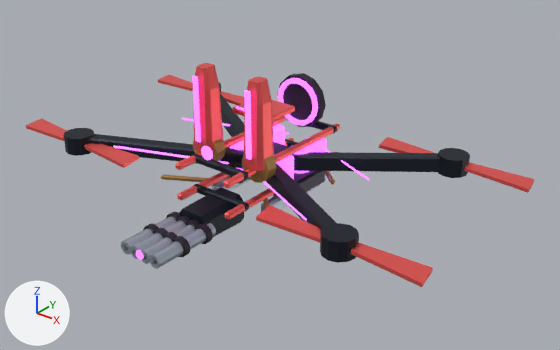
The Blender file out/mech_reference/s05/s05.blend: old version first, new version second.
One viewpoint serves both versions: a 50 mm camera at (4.52, -5.34, 4.53) aimed at (0.39, -0.18, 1.33). The lights are fixed; the arrows at lower left show +X, +Y and +Z. The first picture is the older version.

Script lines for the objects in view, before the commit:
```python
ob_emitter_l = bpy.data.objects.new('emitter_l', None)
ob_emitter_l.parent = ob_tilt
ob_emitter_l.location = (0.315, -0.4, 0.2)
ob_emitter_r = bpy.data.objects.new('emitter_r', None)
ob_emitter_r.parent = ob_tilt
ob_emitter_r.location = (-0.315, -0.4, 0.2)
ob_propeller_motor_hub = bpy.data.objects.new('Propeller motor hub', me_propeller_motor_hub)
ob_propeller_motor_hub.parent = ob_rotor_r0
ob_propeller_motor_hub.location = (0.0, 0.0, 0.0)
ob_retractable_armor_shield_emitter = bpy.data.objects.new('Retractable armor shield emitter', me_retractable_armor_shield_emitter)
ob_retractable_armor_shield_emitter.parent = ob_emitter_l
ob_retractable_armor_shield_emitter.location = (0.0, 0.0, 0.0)
ob_retractable_armor_shield_emitter_001 = bpy.data.objects.new('Retractable armor shield emitter.001', me_retractable_armor_shield_emitter_001)
ob_retractable_armor_shield_emitter_001.parent = ob_emitter_r
ob_retractable_armor_shield_emitter_001.location = (0.0, 0.0, 0.0)
ob_shield_emitter_luminous_rail = bpy.data.objects.new('Shield emitter luminous rail', me_shield_emitter_luminous_rail)
ob_shield_emitter_luminous_rail.parent = ob_emitter_l
ob_shield_emitter_luminous_rail.location = (0.0, -0.14, 0.43)
ob_shield_emitter_luminous_rail_001 = bpy.data.objects.new('Shield emitter luminous rail.001', me_shield_emitter_luminous_rail_001)
ob_shield_emitter_luminous_rail_001.parent = ob_emitter_r
ob_shield_emitter_luminous_rail_001.location = (0.0, -0.14, 0.43)
# also in view: 'Propeller motor hub.002' at (1.6, -0.95, 1.4); 'Carbon rotor outrigger.002' at (0.8, -0.48, 1.35); 'Light weapon open bore' at (-0.18, -1.28, 1.0); 'Compact expendable drone pack.001' at (0.32, 0.2, 1.1); 'Carbon rotor outrigger.001' at (-0.8, 0.47, 1.35)
```
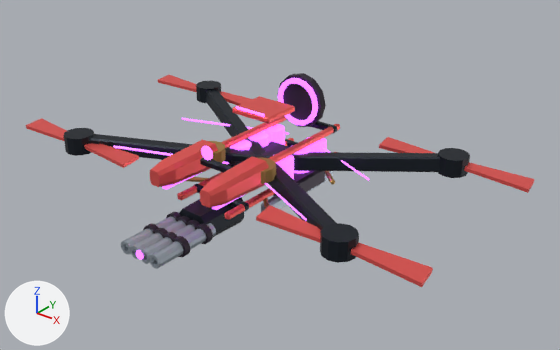
ob_emitter_l is not drawn itself; it is the parent of ob_retractable_armor_shield_emitter, ob_shield_emitter_luminous_rail, ob_shield_emitter_hinge.
ob_emitter_r is not drawn itself; it is the parent of ob_retractable_armor_shield_emitter_001, ob_shield_emitter_luminous_rail_001, ob_shield_emitter_hinge_001.

Where the change shows, as pixel boxes (x1, y1, x2, y2) in the pictures (560 x 350 px):
'Retractable armor shield emitter', reshaped, moved, turned: before (244, 76, 274, 171); after (200, 156, 269, 208)
'Retractable armor shield emitter.001', reshaped, moved, turned: before (193, 63, 223, 152); after (150, 139, 218, 187)
'Shield emitter luminous rail', mesh rescaled, moved, turned: before (244, 90, 252, 160); after (212, 195, 244, 210)
'Shield emitter hinge', moved, turned: before (242, 154, 276, 183); after (259, 157, 276, 184)
'Shield emitter luminous rail.001', mesh rescaled, moved, turned: before (192, 76, 201, 143); after (162, 172, 202, 190)
'Shield emitter hinge.001', moved, turned: before (193, 138, 225, 161); after (209, 141, 226, 163)

The change, as a diff of the scene's bpy script:
```diff
--- a/out/mech_reference/s05/s05.blend.py
+++ b/out/mech_reference/s05/s05.blend.py
@@ me_retractable_armor_shield_emitter @@
 # used by ob_retractable_armor_shield_emitter; parent = ob_emitter_l; location = (0.0, 0.0, 0.0)
-me_retractable_armor_shield_emitter.from_pydata(...)  # 24 vertices, 18 faces; spans x -0.115..0.115, y -0.12..0.12, z 0.0..0.82
+me_retractable_armor_shield_emitter.from_pydata(...)  # 24 vertices, 18 faces; spans x -0.115..0.115, y -0.12..0.12, z 0.0..0.72
+# me_retractable_armor_shield_emitter part 1: all 16 vertices in x -0.1..0.1, y -0.1..0.1, z 0.62..0.82 are scaled about their middle by (1, 1, 0.864), then moved by (0.0, 0.0, -0.086)
 me_retractable_armor_shield_emitter.materials.append(mat_armor)
@@ me_shield_emitter_luminous_rail @@
 # used by ob_shield_emitter_luminous_rail; parent = ob_emitter_l; location = (0.0, -0.14, 0.43)
-me_shield_emitter_luminous_rail.from_pydata(...)  # 8 vertices, 6 faces; spans x -0.03..0.03, y -0.013..0.013, z -0.325..0.325
+me_shield_emitter_luminous_rail.from_pydata(...)  # 8 vertices, 6 faces; spans x -0.03..0.03, y -0.013..0.013, z -0.27..0.27
+# me_shield_emitter_luminous_rail part 2: the whole mesh is scaled about its middle by (1, 1, 0.831)
 me_shield_emitter_luminous_rail.materials.append(mat_glow)
@@ me_retractable_armor_shield_emitter_001 @@
 # used by ob_retractable_armor_shield_emitter_001; parent = ob_emitter_r; location = (0.0, 0.0, 0.0)
-me_retractable_armor_shield_emitter_001.from_pydata(...)  # 24 vertices, 18 faces; spans x -0.115..0.115, y -0.12..0.12, z 0.0..0.82
+me_retractable_armor_shield_emitter_001.from_pydata(...)  # 24 vertices, 18 faces; spans x -0.115..0.115, y -0.12..0.12, z 0.0..0.72
+# me_retractable_armor_shield_emitter_001 part 3: all 16 vertices in x -0.1..0.1, y -0.1..0.1, z 0.62..0.82 are scaled about their middle by (1, 1, 0.864), then moved by (0.0, 0.0, -0.086)
 me_retractable_armor_shield_emitter_001.materials.append(mat_armor)
@@ me_shield_emitter_luminous_rail_001 @@
 # used by ob_shield_emitter_luminous_rail_001; parent = ob_emitter_r; location = (0.0, -0.14, 0.43)
-me_shield_emitter_luminous_rail_001.from_pydata(...)  # 8 vertices, 6 faces; spans x -0.03..0.03, y -0.013..0.013, z -0.325..0.325
+me_shield_emitter_luminous_rail_001.from_pydata(...)  # 8 vertices, 6 faces; spans x -0.03..0.03, y -0.013..0.013, z -0.27..0.27
+# me_shield_emitter_luminous_rail_001 part 4: the whole mesh is scaled about its middle by (1, 1, 0.831)
 me_shield_emitter_luminous_rail_001.materials.append(mat_glow)
@@ ob_emitter_l @@
 ob_emitter_l.parent = ob_tilt
-ob_emitter_l.location = (0.315, -0.4, 0.2)
+ob_emitter_l.location = (0.315, -0.4, 0.14)
+ob_emitter_l.rotation_euler = (1.571, 0.0, 0.0)  # degrees (90, 0, 0)
@@ ob_emitter_r @@
 ob_emitter_r.parent = ob_tilt
-ob_emitter_r.location = (-0.315, -0.4, 0.2)
+ob_emitter_r.location = (-0.315, -0.4, 0.14)
+ob_emitter_r.rotation_euler = (1.571, 0.0, 0.0)  # degrees (90, 0, 0)
@@ ob_shield_emitter_luminous_rail @@
 ob_shield_emitter_luminous_rail.parent = ob_emitter_l
-ob_shield_emitter_luminous_rail.location = (0.0, -0.14, 0.43)
+ob_shield_emitter_luminous_rail.location = (0.0, -0.14, 0.346)
 _m = ob_shield_emitter_luminous_rail.modifiers.new('Armor edge chamfer', 'BEVEL')
@@ ob_shield_emitter_luminous_rail_001 @@
 ob_shield_emitter_luminous_rail_001.parent = ob_emitter_r
-ob_shield_emitter_luminous_rail_001.location = (0.0, -0.14, 0.43)
+ob_shield_emitter_luminous_rail_001.location = (0.0, -0.14, 0.346)
 _m = ob_shield_emitter_luminous_rail_001.modifiers.new('Armor edge chamfer', 'BEVEL')
```
